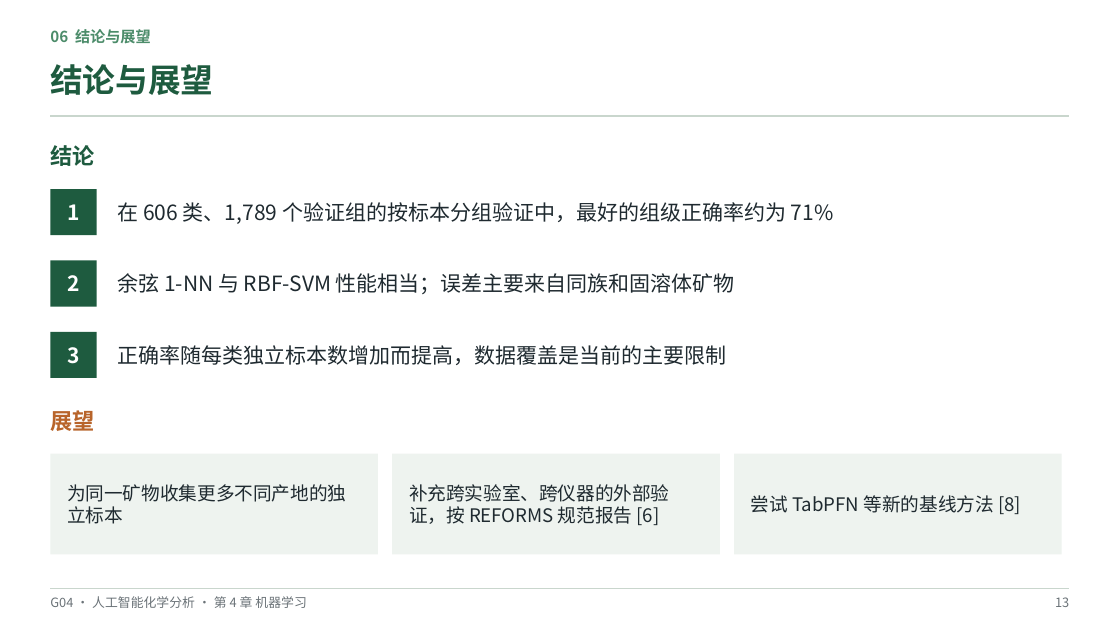
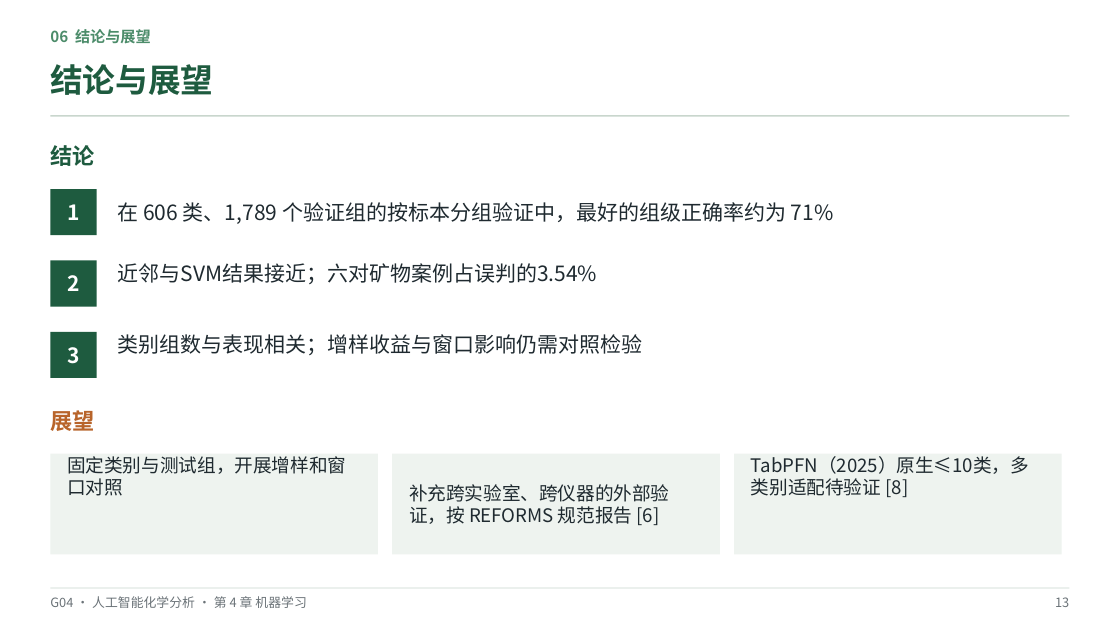
Before and after one commit to hachimi-rabbit/intelligent-analytical-chemistry, a slide deck: slide 13 of resources/annual/2026-2027/student-reports/ch04/G04-Raman-Full-Report-new.pptx. Drawn at 1120x630 pixels with LibreOffice and Linux fonts; fonts in the diff are those of the drawing. Boxes give left, top, right and bottom in pixels: in the first picture for what was removed or moved away, otherwise in the second. Text is boxed around its words. In the diff, an @@ line names an element or a change of style, - is before the commit and + after.

Commit message:
ch04: 核对引文与误判证据，完善三人协作记录
补充六对矿物关系来源、三例折外误判追溯和33项书目。
在最新14页汇报中修正等效性、增样因果及误判范围表述。
保留PCA复现差异，记录已执行维护核查与待完成成员分工。

```diff
--- a/resources/annual/2026-2027/student-reports/ch04/G04-Raman-Full-Report-new.pptx
+++ b/resources/annual/2026-2027/student-reports/ch04/G04-Raman-Full-Report-new.pptx
@@ text at box(118, 263, 598, 284): text changed @@
-余弦 1-NN 与 RBF-SVM 性能相当；误差主要来自同族和固溶体矿物
+近邻与SVM结果接近；六对矿物案例占误判的3.54%
@@ text at box(118, 334, 643, 355): text changed @@
-正确率随每类独立标本数增加而提高，数据覆盖是当前的主要限制
+类别组数与表现相关；增样收益与窗口影响仍需对照检验
@@ text at box(67, 456, 346, 496): text changed @@
-为同一矿物收集更多不同产地的独立标本
+固定类别与测试组，开展增样和窗口对照
@@ text at box(751, 456, 1029, 497): text changed @@
-尝试 TabPFN 等新的基线方法 [8]
+TabPFN（2025）原生≤10类，多类别适配待验证 [8]
```
Also in this commit, not shown: 8 other slides changed, 18 other files.
